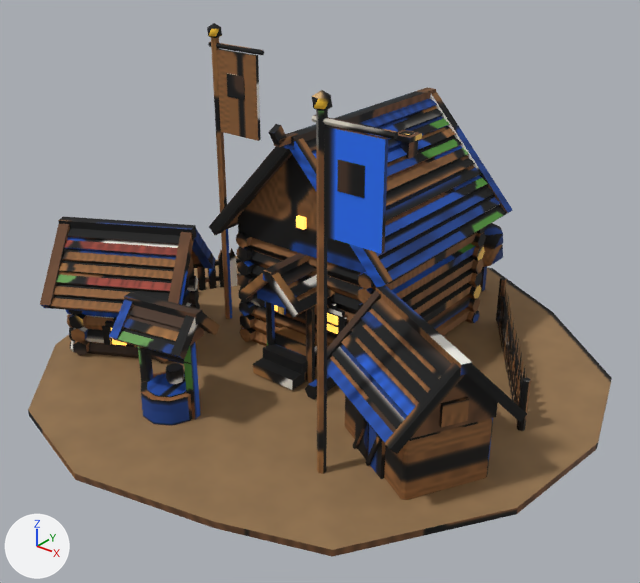
The glTF model game/assets/models/residence_dl2_blue.glb as it was, and as the next commit left it.
Rendered twice from a 50 mm camera at (1.376, -1.721, 1.273) aimed at (0.053, -0.067, 0.247). Lighting does not change. The marker at lower left points along +X, +Y and +Z. The picture after the commit comes second. Vertices at exactly the same position are counted once.

Names of what the first picture shows: 'residence_dl2_blue'.
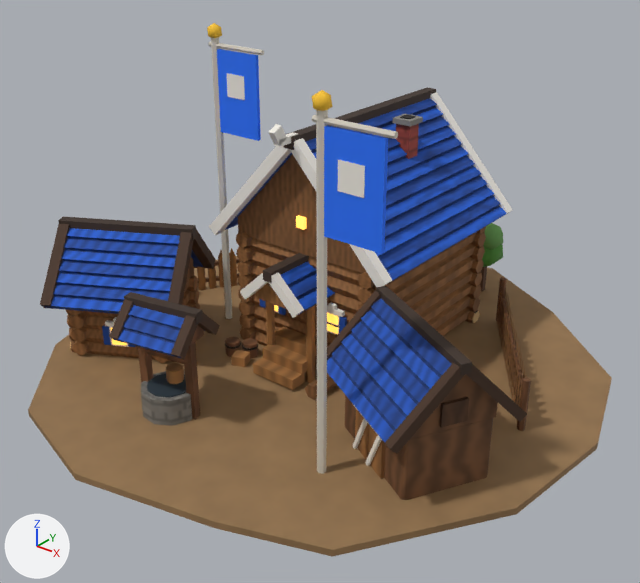
Patch to the scene script:
```diff
--- a/game/assets/models/residence_dl2_blue.glb.py
+++ b/game/assets/models/residence_dl2_blue.glb.py
@@ me_m @@
 # used by ob_residence_dl2_blue; location = (0.0, 0.0, 0.0)
-me_m.from_pydata(...)  # 2768 vertices, 3840 faces; spans x -0.75..0.79, y -0.78..0.83, z -0.01..0.89
+me_m.from_pydata(...)  # 2776 vertices, 3710 faces; spans x -0.75..0.79, y -0.78..0.83, z -0.01..0.89
+# me_m part 1: a new loose piece of 16 vertices spanning x -0.22..-0.17, y -0.17..-0.13, z 0.0..0.05, in mat_baked (picture img_bake)
+# me_m part 2
+# 6 vertices are removed from x -0.14..0.22, y -0.12..0.52, z 0.0..0.52
+# 156 faces are deleted
+# 19 vertices in x 0.18..0.22, y -0.06..-0.02, z 0.0..0.05 move by (-0.35, -0.09, 0.0)
+# 16 vertices in x 0.06..0.12, y 0.23..0.29, z 0.6..0.61 move by (0.0, 0.0, 0.04)
+# 4 vertices in x 0.08..0.11, y 0.24..0.27, z 0.61 move by (0.0, 0.0, 0.05)
+# 4 vertices in x 0.22, y -0.02, z 0.0..0.05 move by (-0.36, -0.09, 0.0)
+# 4 vertices in x 0.18, y -0.06, z 0.0..0.05 move by (-0.35, -0.08, 0.0)
+# 3 vertices in x 0.22, y -0.06, z 0.04..0.05 move by (-0.36, -0.08, 0.0)
+# 4 vertices move within x -0.13..0.13, y -0.12..0.52, z 0.53
+# 14 vertices are added at x -0.17..0.13, y -0.2..0.52, z 0.0..0.53
+# 32 new faces join them, mat_baked (picture img_bake)
+# me_m part 3: 3596 kept faces spanning x -0.75..0.79, y -0.78..0.83, z -0.01..0.89 get new texture (UV) coordinates
+# other edits to the shape of me_m do not show in these pictures
 me_m.materials.append(mat_baked)
```

What differs and where, as boxes (x1, y1, x2, y2) in the pictures (640 x 583 px; the box of a moved part takes in the faces that stretch with it):
part 1 of me_m, added
    after: (225, 337, 241, 357)
part 2 of me_m, moved or reshaped
    before: (56, 130, 477, 354)
    after: (231, 114, 469, 367)
part 3 of me_m, surface changed
    both: (28, 23, 612, 557)
